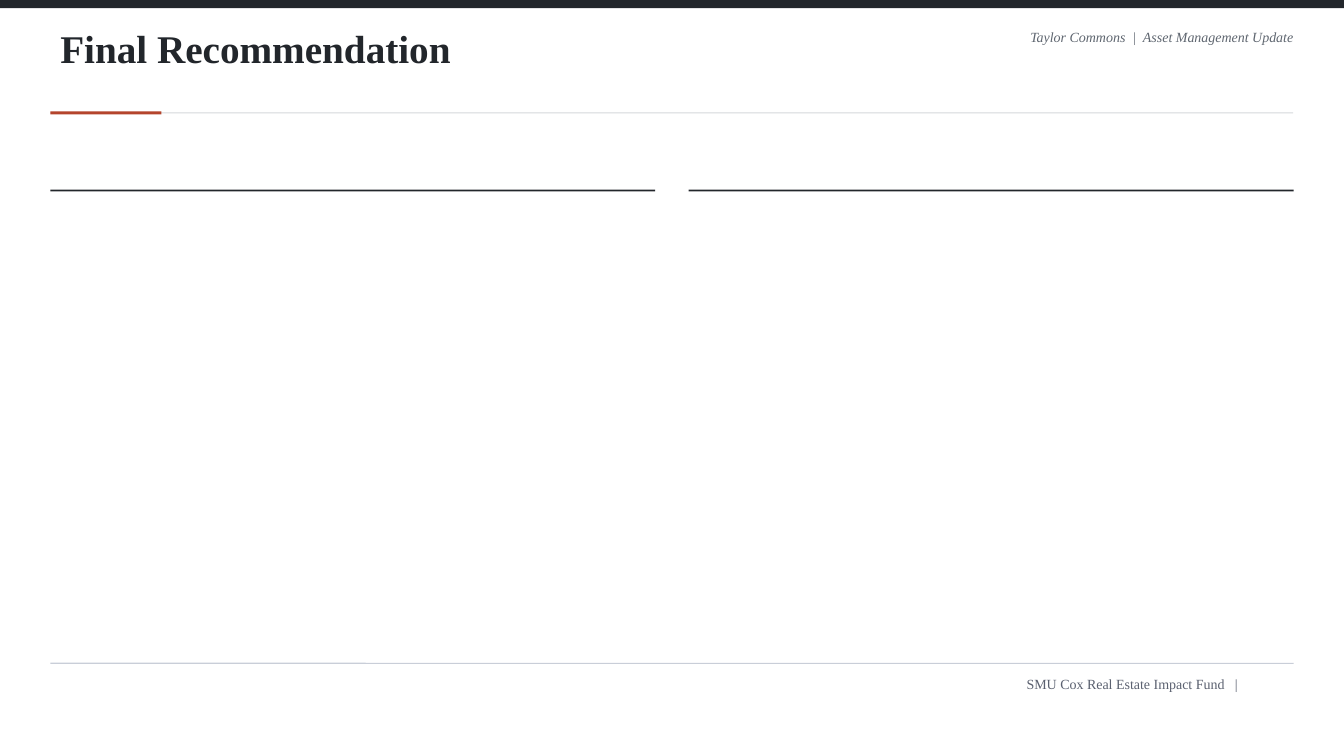
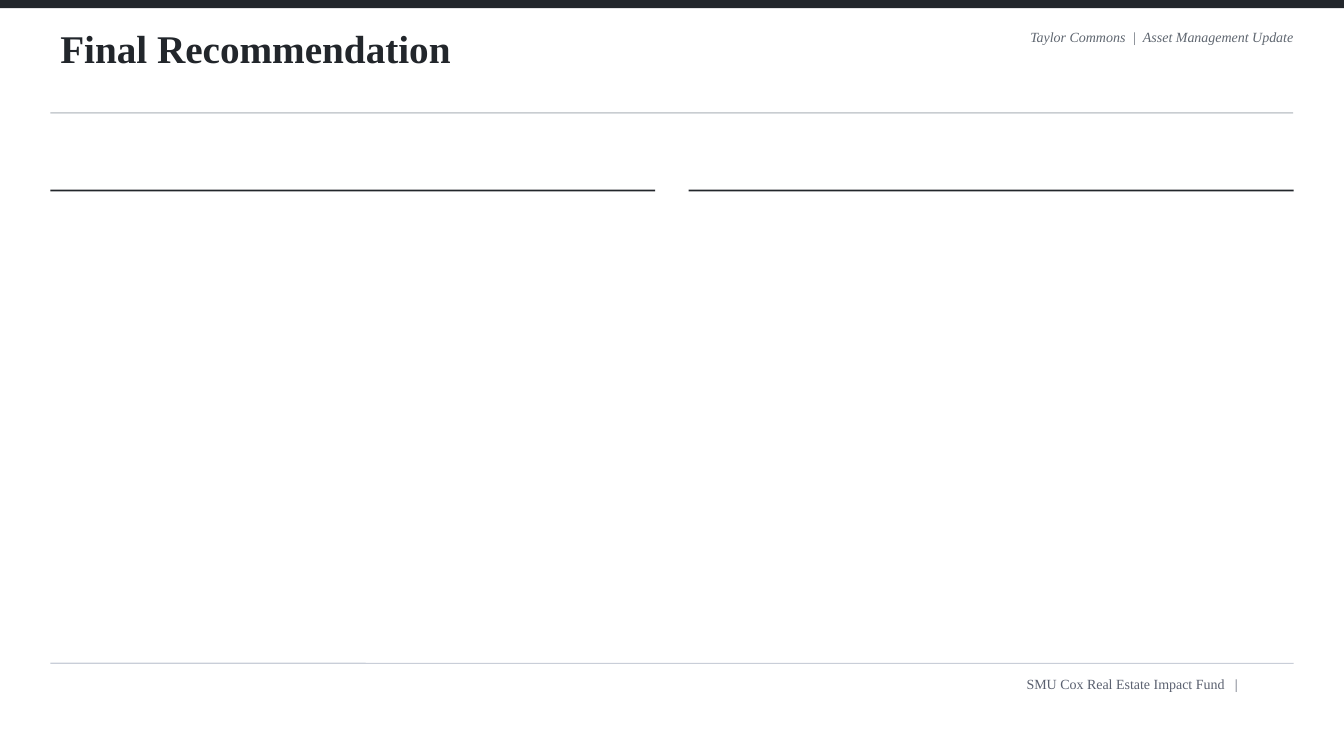
Before and after one commit to stephanabedi01-source/Skill-Builder-Twin-Star, a slide deck: slide 18 of TaylorCommons/v2_Taylor_Commons_AM_pitch_11.16.2026.pptx (slide 17 before the commit). Drawn at 1344x756 pixels with LibreOffice and Linux fonts; fonts in the diff are those of the drawing; background and template pictures are left out. Boxes give left, top, right and bottom in pixels: in the first picture for what was removed or moved away, otherwise in the second. Text is boxed around its words. In the diff, an @@ line names an element or a change of style, - is before the commit and + after.

```diff
--- a/TaylorCommons/v2_Taylor_Commons_AM_pitch_11.16.2026.pptx
+++ b/TaylorCommons/v2_Taylor_Commons_AM_pitch_11.16.2026.pptx
@@ line (50, 113) - (1294, 113): stroke #D5D8DB 0.75 pt to #C9CDD1 1 pt @@
@@ line removed from (50, 113) to (161, 113) @@
```
Also in this commit, not shown: 16 other slides changed, 1 slide added, 7 other files.
